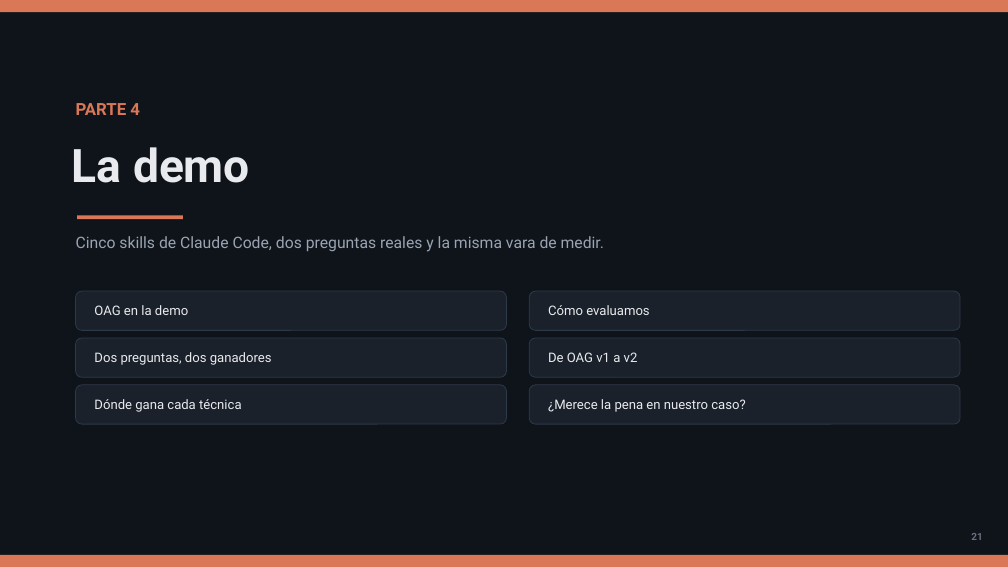
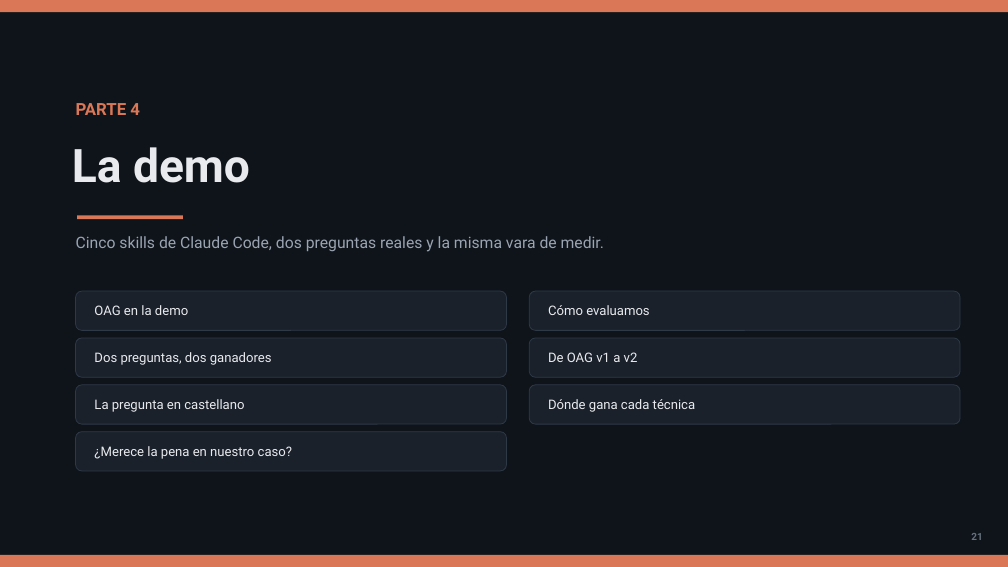
Before and after one commit to olonok69/oag_vs_kg_ml_engineer, a slide deck: slide 21 of presentacion/OAG_vs_KG_Presentacion.pptx. Drawn at 1008x567 pixels with LibreOffice and Linux fonts; fonts in the diff are those of the drawing. Boxes give left, top, right and bottom in pixels: in the first picture for what was removed or moved away, otherwise in the second. Text is boxed around its words. In the diff, an @@ line names an element or a change of style, - is before the commit and + after.

```diff
--- a/presentacion/OAG_vs_KG_Presentacion.pptx
+++ b/presentacion/OAG_vs_KG_Presentacion.pptx
@@ text at box(94, 399, 244, 412): text changed @@
-Dónde gana cada técnica
+La pregunta en castellano
@@ text at box(548, 399, 696, 412): text changed @@
-¿Merece la pena en nuestro caso?
+Dónde gana cada técnica
@@ rounded rectangle added at box(76, 432, 507, 471), fill #1A212B, outline #2E3948 0.75 pt @@
@@ text added at box(94, 446, 292, 459), 12.5 pt, text #E8EAED @@
+¿Merece la pena en nuestro caso?
```
Also in this commit, not shown: 4 other slides changed, 1 slide added, 29 other files.
